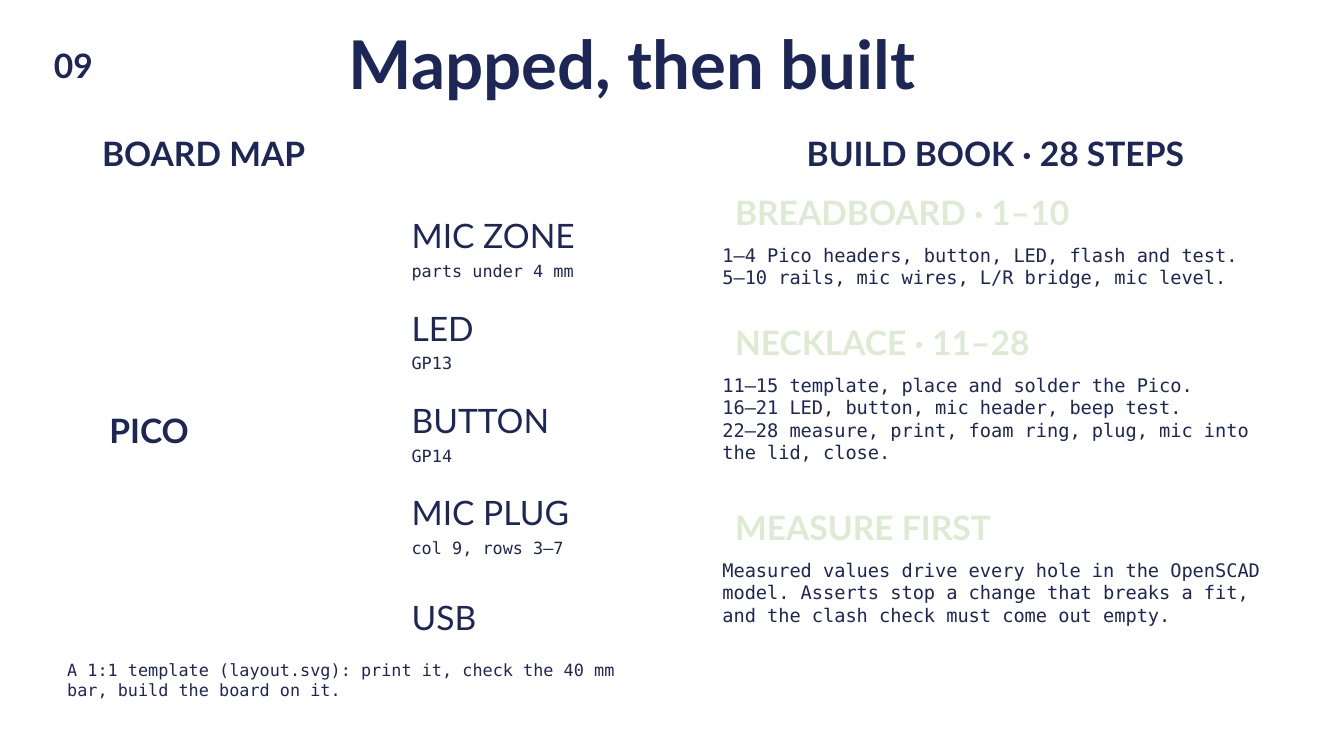
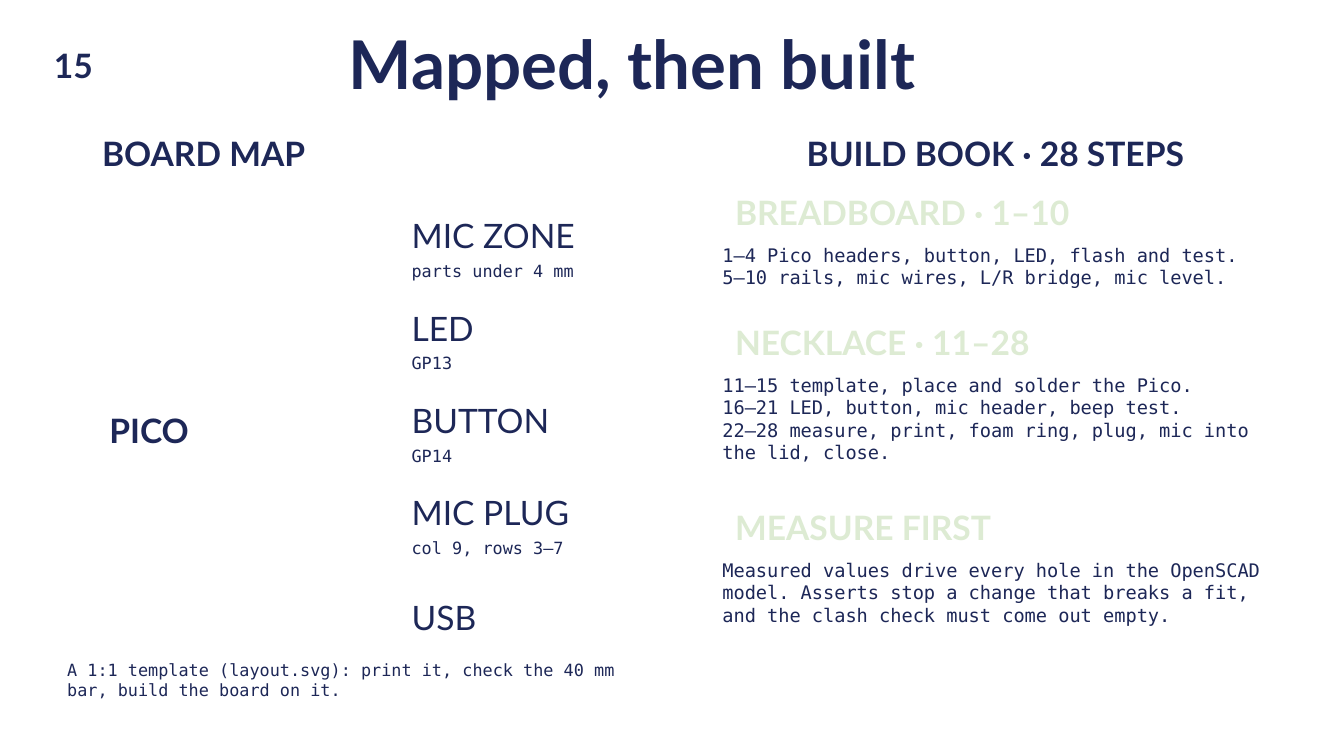
Before and after one commit to dxcently/Canti, a slide deck: slide 16 of docs/canti-overview.pptx (slide 10 before the commit). Drawn at 1344x756 pixels with LibreOffice and Linux fonts; fonts in the diff are those of the drawing; background and template pictures are left out. Boxes give left, top, right and bottom in pixels: in the first picture for what was removed or moved away, otherwise in the second. Text is boxed around its words. In the diff, an @@ line names an element or a change of style, - is before the commit and + after.

```diff
--- a/docs/canti-overview.pptx
+++ b/docs/canti-overview.pptx
@@ text at (x1=54, y1=53, x2=93, y2=79): text changed @@
-09
+15
```
Also in this commit, not shown: 13 other slides changed, 13 slides added, 6 slides removed, 4 other files.
